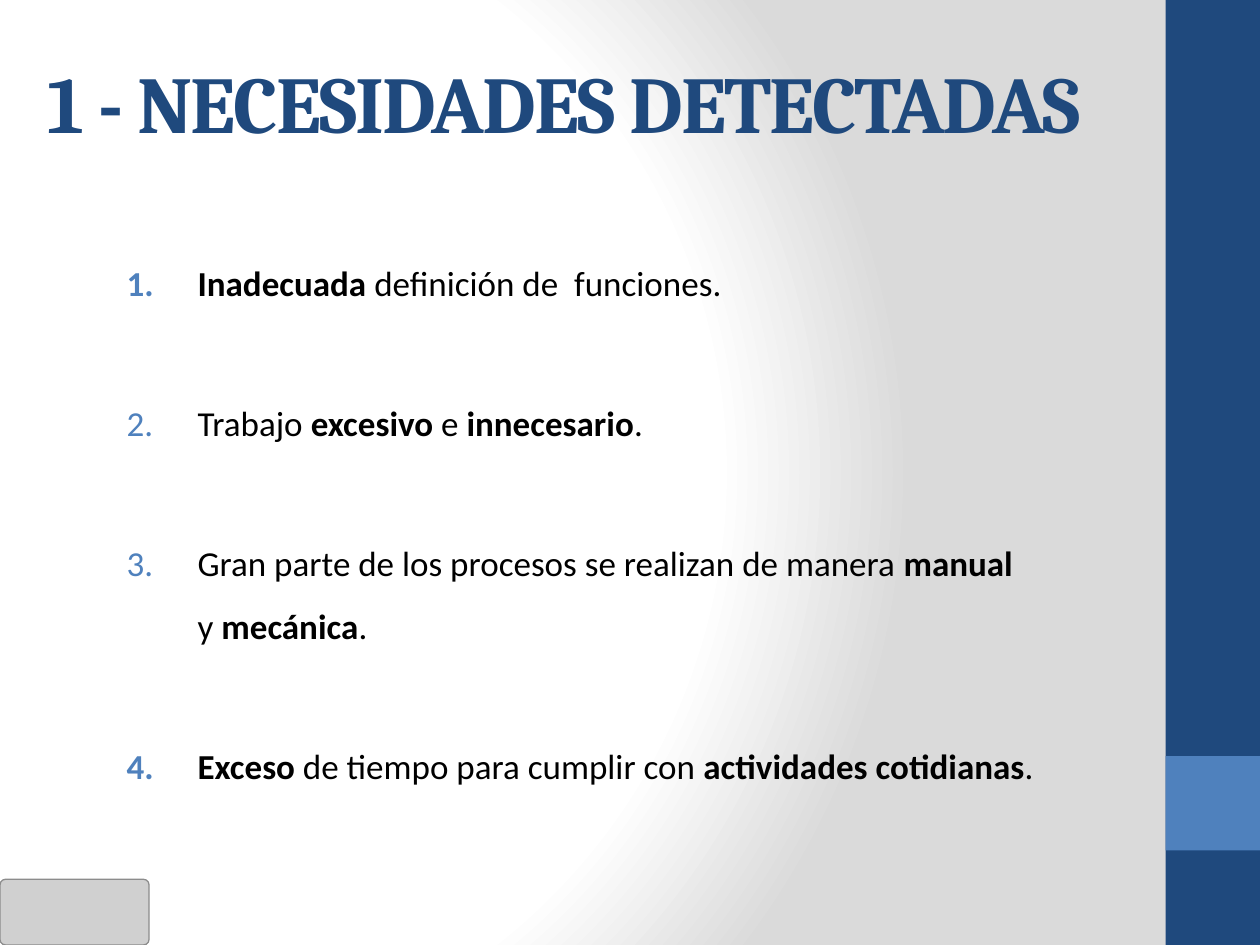
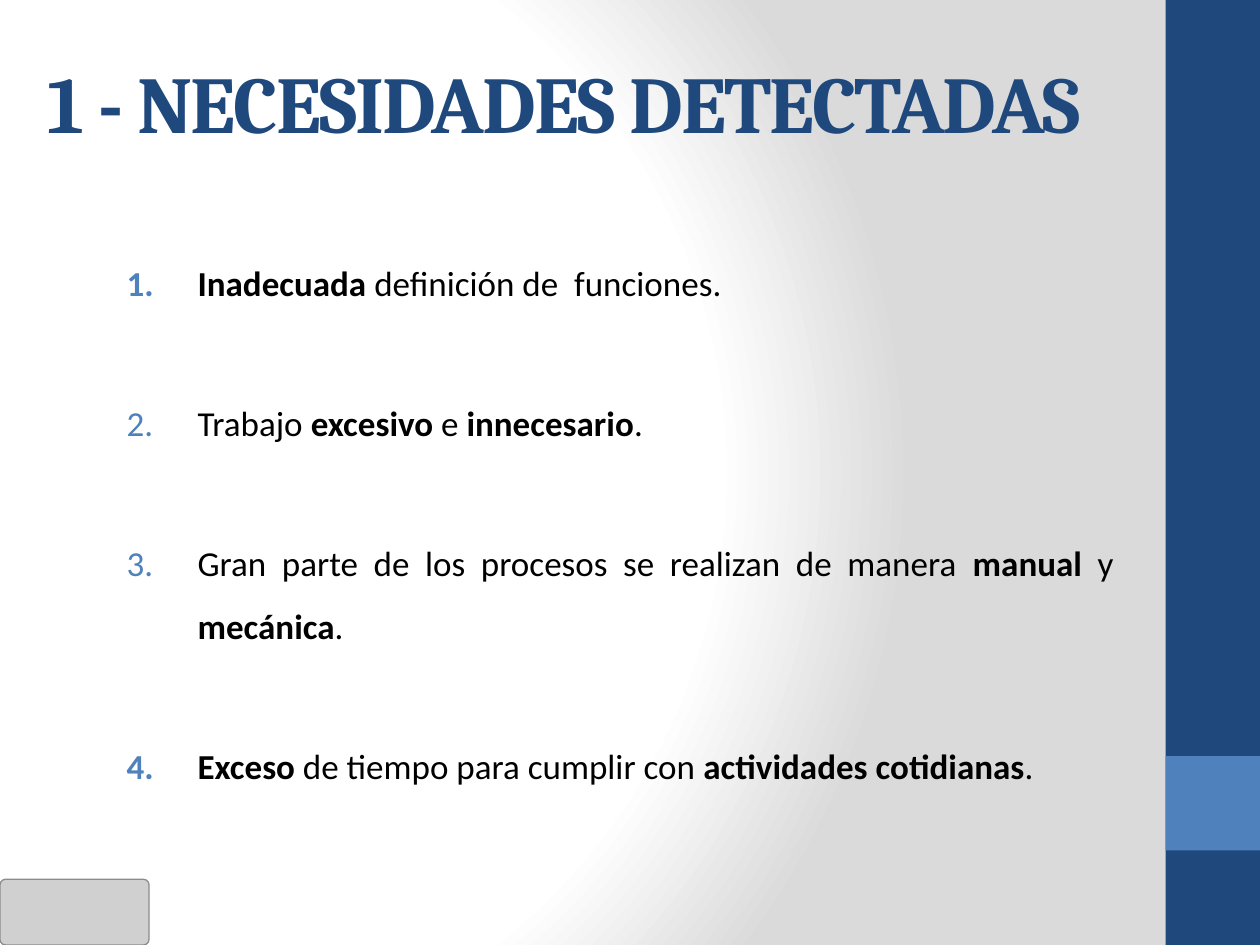
Before and after one commit to cms/proyecto-fya, a slide deck: slide 3 of Presentación Sem 7 - 2011.2/ANOCFAP-[Presentación Final v3.0].pptx. Drawn at 1260x945 pixels with LibreOffice and Linux fonts; fonts in the diff are those of the drawing; grey boxes stand for pictures. Boxes give left, top, right and bottom in pixels: in the first picture for what was removed or moved away, otherwise in the second. Text is boxed around its words. In the diff, an @@ line names an element or a change of style, - is before the commit and + after.

```diff
--- a/Presentación Sem 7 - 2011.2/ANOCFAP-[Presentación Final v3.0].pptx
+++ b/Presentación Sem 7 - 2011.2/ANOCFAP-[Presentación Final v3.0].pptx
@@ text "Inadecuada definición de funciones." at (198, 271, 1114, 785): alignment left to justified @@
```
Also in this commit, not shown: 2 other slides changed.
